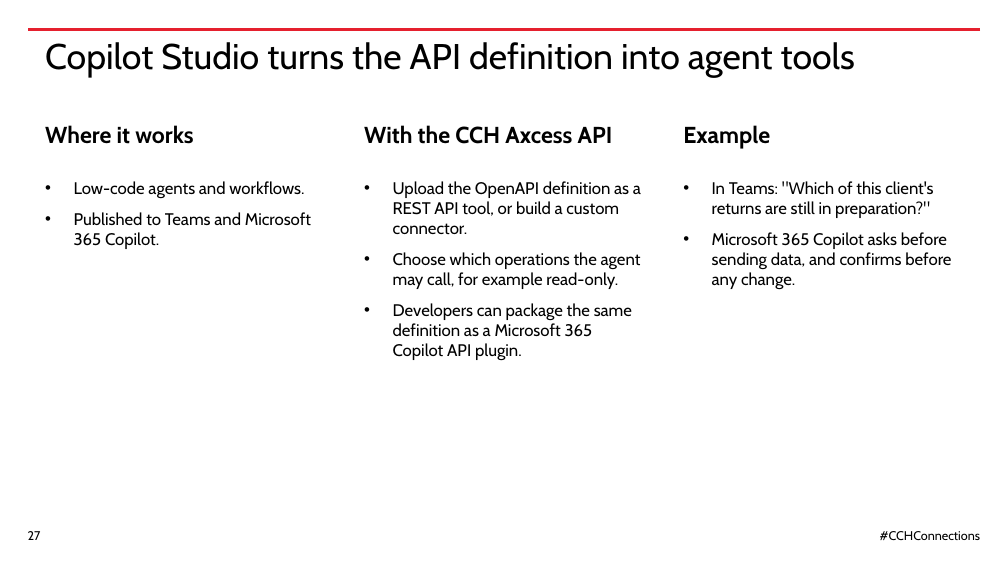
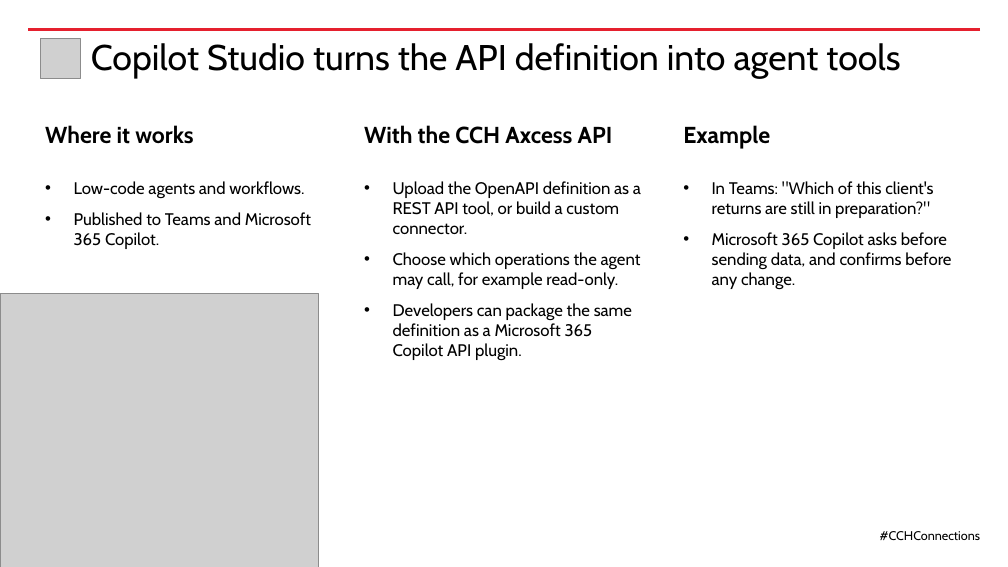
Before and after one commit to nathandyck/wk-tax-api, a slide deck: slide 24 of presentation/CCH-Connections-2026-WK-template.pptx (slide 27 before the commit). Drawn at 1008x567 pixels with LibreOffice and Linux fonts; fonts in the diff are those of the drawing; grey boxes stand for pictures. Boxes give left, top, right and bottom in pixels: in the first picture for what was removed or moved away, otherwise in the second. Text is boxed around its words. In the diff, an @@ line names an element or a change of style, - is before the commit and + after.

```diff
--- a/presentation/CCH-Connections-2026-WK-template.pptx
+++ b/presentation/CCH-Connections-2026-WK-template.pptx
@@ picture added at box(40, 39, 80, 79) @@
@@ title "Copilot Studio turns the API ...": place and size @@
-title "Copilot Studio turns the API ..." at box(45, 42, 855, 77)
+title "Copilot Studio turns the API ..." at box(91, 43, 900, 78)
@@ picture added at box(0, 293, 318, 567) @@
@@ page number removed at box(28, 531, 41, 540) @@
-27
```
Also in this commit, not shown: 4 other slides changed, 10 slides added, 13 slides removed.
